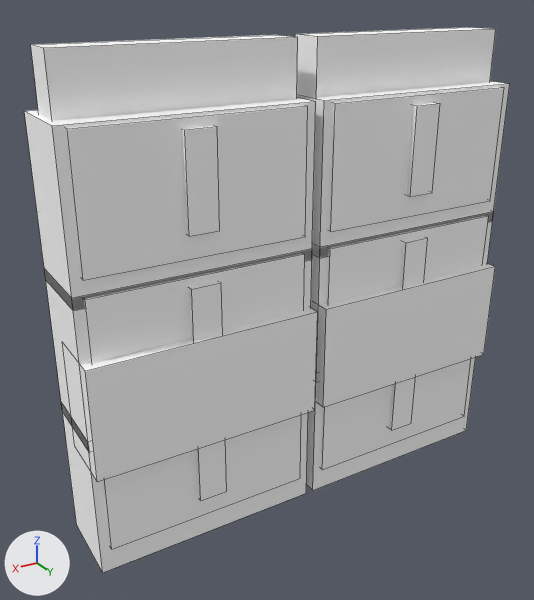
The OBJ model ender_infection_colored/src/main/resources/assets/ender_infection/models/item/design/crystal_carapace_leggings.obj, before and after one commit.
Both versions are drawn from a 50 mm camera at (1.209, 0.575, 1.018) aimed at (0.553, -0.518, 0.471). The lights are fixed; the arrows at lower left show +X, +Y and +Z. The first picture is the older version. Mesh edges are drawn as thin lines. Where no turn or scale is listed for an object, it has been applied to the vertices. Vertices at exactly the same position are counted once.

Names of what the first picture shows: 'crystal_carapace_leggings'.
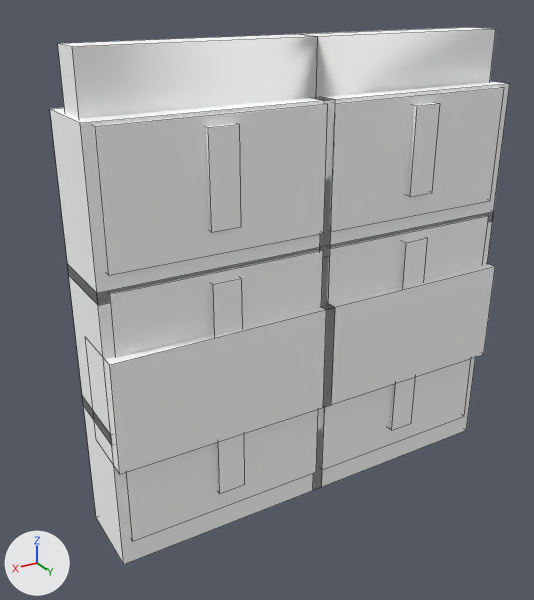
The newer file is also turned or shifted as a whole; pictures and numbers use the older file's frame.

Boxes [x1, y1, x2, y2] around the edits, measured in the pictures (534 x 600 px; the box of a moved part takes in the faces that stretch with it):
'crystal_carapace_leggings', reshaped: before [24, 27, 510, 573]; after [50, 27, 510, 565]
part 1 of me_crystal_carapace_leggings, moved or reshaped: before [80, 308, 318, 482]; after [104, 303, 335, 474]
part 2 of me_crystal_carapace_leggings, moved or reshaped: before [24, 97, 316, 310]; after [50, 97, 334, 305]
part 3 of me_crystal_carapace_leggings, moved or reshaped: before [66, 106, 308, 280]; after [94, 104, 328, 275]
part 4 of me_crystal_carapace_leggings, moved or reshaped: before [182, 126, 220, 236]; after [206, 123, 241, 232]
part 5 of me_crystal_carapace_leggings, moved or reshaped: before [45, 249, 312, 452]; after [68, 246, 329, 443]
part 6 of me_crystal_carapace_leggings, moved or reshaped: before [84, 254, 305, 363]; after [109, 250, 323, 357]
part 7 of me_crystal_carapace_leggings, moved or reshaped: before [189, 281, 223, 341]; after [211, 277, 243, 335]
part 8 of me_crystal_carapace_leggings, moved or reshaped: before [61, 402, 308, 573]; after [82, 396, 323, 565]
part 9 of me_crystal_carapace_leggings, moved or reshaped: before [103, 415, 301, 549]; after [126, 409, 318, 541]
part 10 of me_crystal_carapace_leggings, moved or reshaped: before [196, 440, 227, 500]; after [216, 434, 245, 494]
part 11 of me_crystal_carapace_leggings, moved or reshaped: before [31, 35, 298, 121]; after [58, 34, 318, 118]

The change, as a diff of the scene's bpy script:
```diff
--- a/ender_infection_colored/src/main/resources/assets/ender_infection/models/item/design/crystal_carapace_leggings.obj.py
+++ b/ender_infection_colored/src/main/resources/assets/ender_infection/models/item/design/crystal_carapace_leggings.obj.py
@@ me_crystal_carapace_leggings @@
 # used by ob_crystal_carapace_leggings; location = (0.0, 0.0, 0.0)
-me_crystal_carapace_leggings.from_pydata(...)  # 192 vertices, 144 faces; spans x 0.062..0.938, y -0.585..-0.415, z 0.064..0.936
+me_crystal_carapace_leggings.from_pydata(...)  # 184 vertices, 142 faces; spans x 0.062..0.899, y -0.585..-0.415, z 0.064..0.936
+# me_crystal_carapace_leggings part 1: the loose piece of 8 vertices spanning x 0.51..0.936, y -0.531..-0.415, z 0.272..0.476 is moved by (-0.039, 0.0, 0.0)
+# me_crystal_carapace_leggings part 2: the loose piece of 8 vertices spanning x 0.508..0.938, y -0.585..-0.439, z 0.568..0.84 is moved by (-0.039, 0.0, 0.0)
+# me_crystal_carapace_leggings part 3: the loose piece of 8 vertices spanning x 0.527..0.919, y -0.557..-0.434, z 0.615..0.835 is moved by (-0.039, 0.0, 0.0)
+# me_crystal_carapace_leggings part 4: the loose piece of 8 vertices spanning x 0.696..0.75, y -0.458..-0.424, z 0.657..0.819 is moved by (-0.039, 0.0, 0.0)
+# me_crystal_carapace_leggings part 5: the loose piece of 8 vertices spanning x 0.508..0.938, y -0.585..-0.439, z 0.316..0.588 is moved by (-0.039, 0.0, 0.0)
+# me_crystal_carapace_leggings part 6: the loose piece of 8 vertices spanning x 0.527..0.919, y -0.557..-0.434, z 0.363..0.583 is moved by (-0.039, 0.0, 0.0)
+# me_crystal_carapace_leggings part 7: the loose piece of 8 vertices spanning x 0.696..0.75, y -0.458..-0.424, z 0.405..0.567 is moved by (-0.039, 0.0, 0.0)
+# me_crystal_carapace_leggings part 8: the loose piece of 8 vertices spanning x 0.508..0.938, y -0.585..-0.439, z 0.064..0.336 is moved by (-0.039, 0.0, 0.0)
+# me_crystal_carapace_leggings part 9: the loose piece of 8 vertices spanning x 0.527..0.919, y -0.557..-0.434, z 0.111..0.331 is moved by (-0.039, 0.0, 0.0)
+# me_crystal_carapace_leggings part 10: the loose piece of 8 vertices spanning x 0.696..0.75, y -0.458..-0.424, z 0.153..0.315 is moved by (-0.039, 0.0, 0.0)
+# me_crystal_carapace_leggings part 11
+# 16 vertices are removed from x 0.519..0.926, y -0.546..-0.478, z 0.374..0.936
+# 12 faces are deleted
+# 8 new vertices lie (0.407, 0.0, 0.0) away from vertices in x 0.481, y -0.546..-0.478, z 0.374..0.936
+# 10 new faces join them
 me_crystal_carapace_leggings.materials.append(mat_atlas)
```
